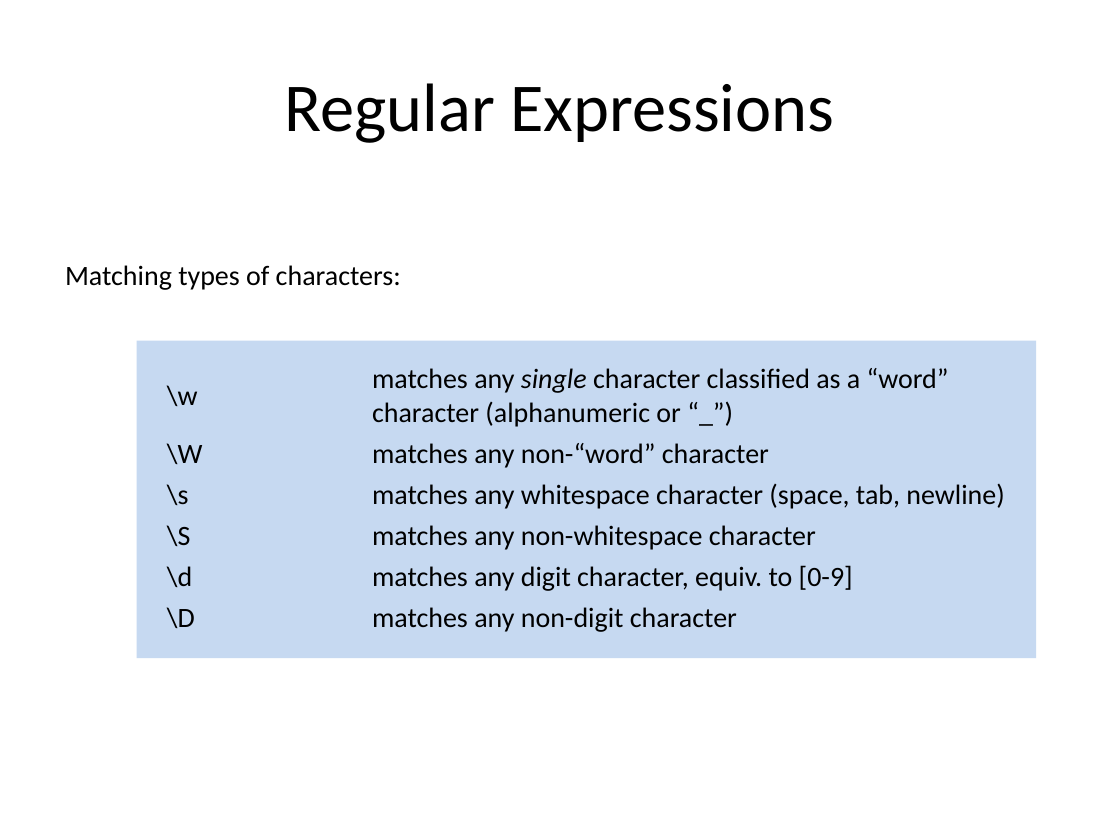
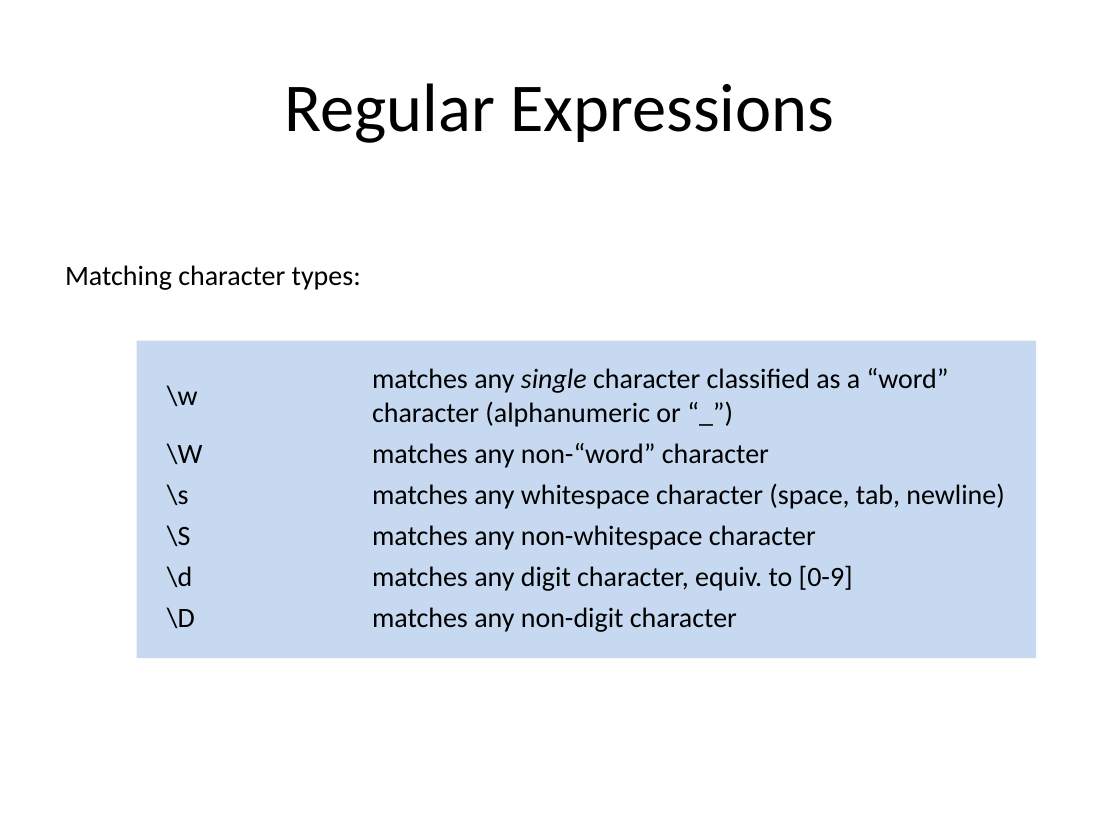
Before and after one commit to kbseah/perlcourse2017, a slide deck: slide 92 of Day1-1_JWI/Day1_intro_scalars_regex.pptx (slide 89 before the commit). Drawn at 1120x840 pixels with LibreOffice and Linux fonts; fonts in the diff are those of the drawing. Boxes give left, top, right and bottom in pixels: in the first picture for what was removed or moved away, otherwise in the second. Text is boxed around its words. In the diff, an @@ line names an element or a change of style, - is before the commit and + after.

```diff
--- a/Day1-1_JWI/Day1_intro_scalars_regex.pptx
+++ b/Day1-1_JWI/Day1_intro_scalars_regex.pptx
@@ text at box(65, 265, 361, 290): text changed @@
-Matching types of characters:
+Matching character types:
```
Also in this commit, not shown: 14 other slides changed, 7 slides added, 1 slide removed, 1 other file.
